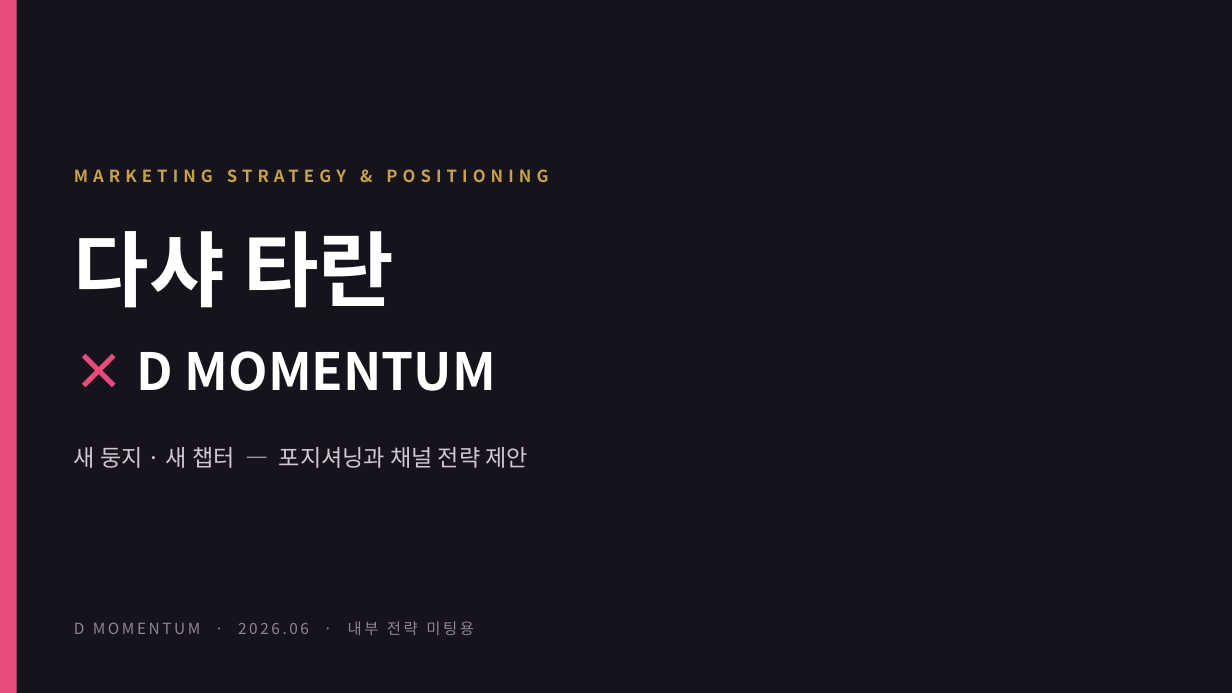
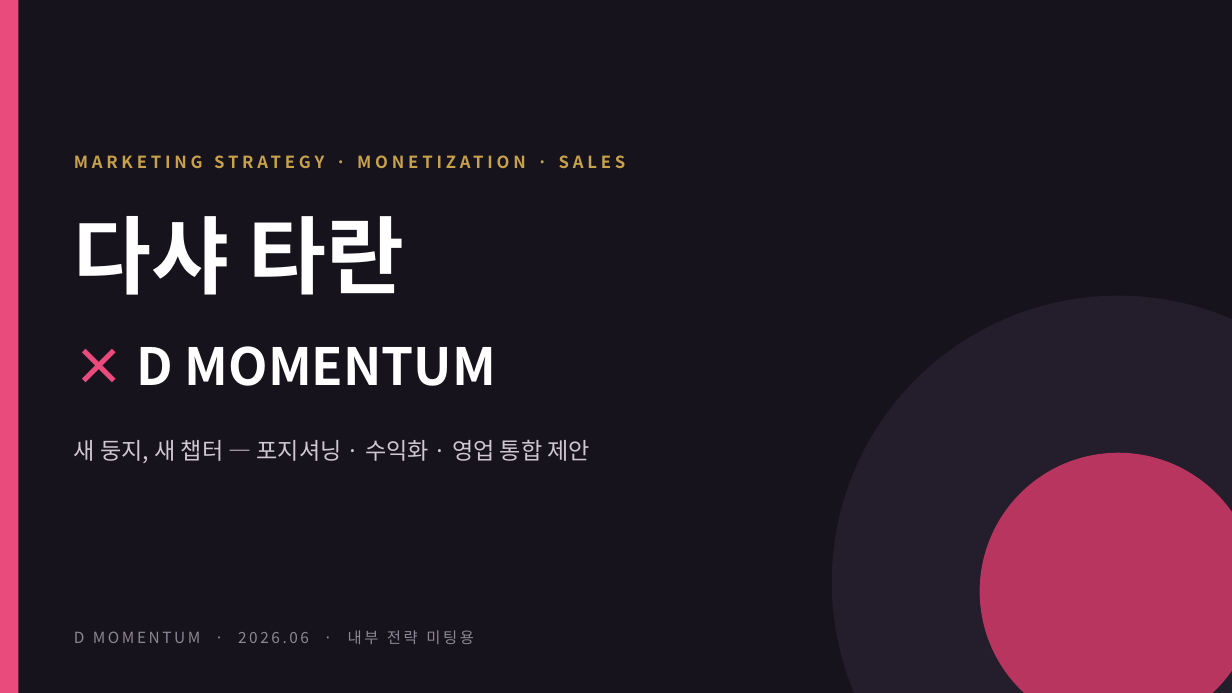
Before and after one commit to gimyedalm-collab/todo-list, a slide deck: slide 1 of dasha-momentum/다샤타란_D모멘텀_마케팅전략.pptx. Drawn at 1232x693 pixels with LibreOffice and Linux fonts; fonts in the diff are those of the drawing. Boxes give left, top, right and bottom in pixels: in the first picture for what was removed or moved away, otherwise in the second. Text is boxed around its words. In the diff, an @@ line names an element or a change of style, - is before the commit and + after.

```diff
--- a/dasha-momentum/다샤타란_D모멘텀_마케팅전략.pptx
+++ b/dasha-momentum/다샤타란_D모멘텀_마케팅전략.pptx
@@ text at <box>65,143,1128,180</box>: text changed @@
-MARKETING STRATEGY & POSITIONING
+MARKETING STRATEGY · MONETIZATION · SALES
@@ text "다샤 타란": place and size @@
-text "다샤 타란" at <box>74,231,394,308</box>
+text "다샤 타란" at <box>74,216,405,295</box>
@@ text "다샤 타란" at <box>74,216,405,295</box>: size 64 to 66 pt @@
@@ ellipse added at <box>832,296,1232,693</box>, fill #241D2B @@
@@ text "× D MOMENTUM": place and size @@
-text "× D MOMENTUM" at <box>137,351,496,391</box>
+text "× D MOMENTUM" at <box>137,346,496,386</box>
@@ text at <box>74,439,590,463</box>: text changed @@
-새 둥지 · 새 챕터 — 포지셔닝과 채널 전략 제안
+새 둥지, 새 챕터 — 포지셔닝 · 수익화 · 영업 통합 제안
@@ ellipse added at <box>980,453,1232,693</box>, fill #B83560 @@
@@ text "D MOMENTUM · 2026.06 · ...": place and size @@
-text "D MOMENTUM · 2026.06 · ..." at <box>74,621,474,635</box>
+text "D MOMENTUM · 2026.06 · ..." at <box>74,630,474,644</box>
```
Also in this commit, not shown: 7 other slides changed, 9 slides added, 1 slide removed, 1 other file.
